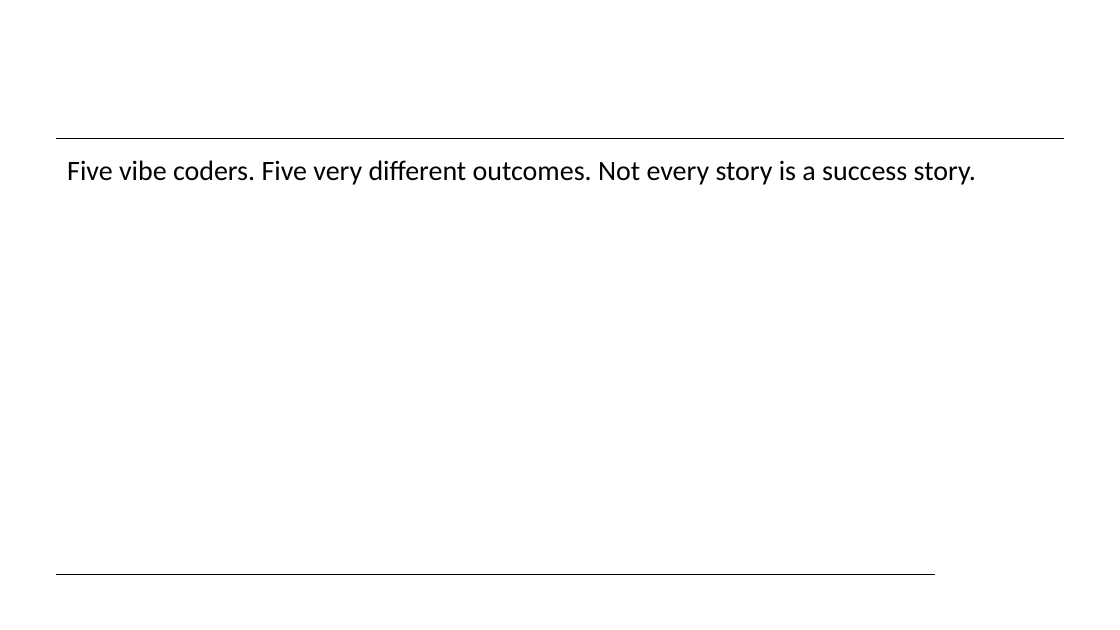
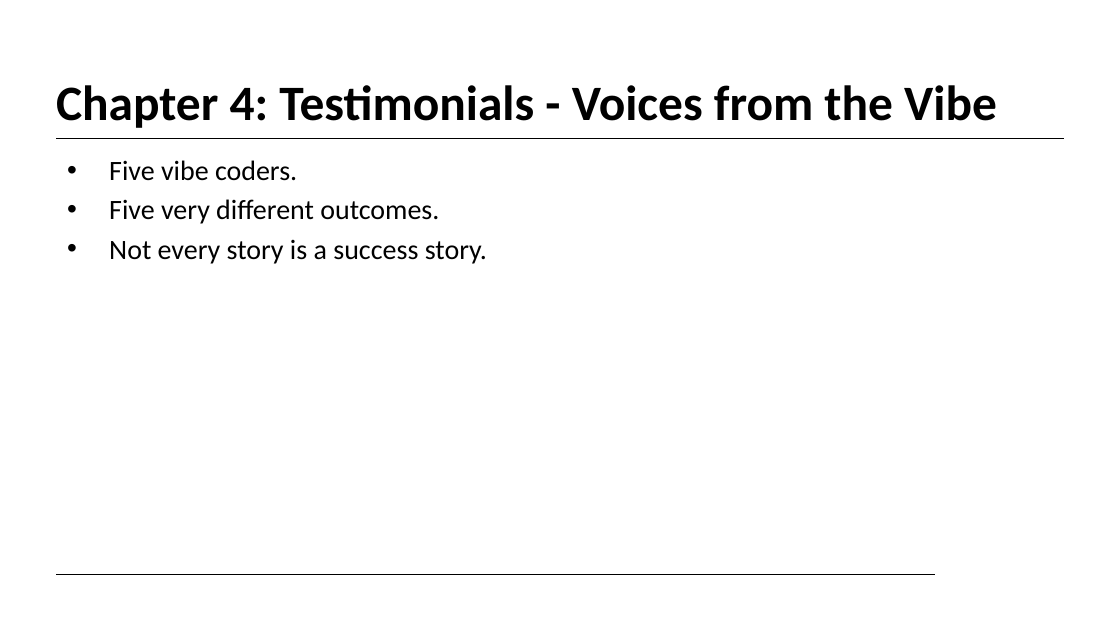
Before and after one commit to ralphke/Agentic-Coding, a slide deck: slide 26 of build/vibe-to-live-deck.pptx (slide 29 before the commit). Drawn at 1120x630 pixels with LibreOffice and Linux fonts; fonts in the diff are those of the drawing; background and template pictures are left out. Boxes give left, top, right and bottom in pixels: in the first picture for what was removed or moved away, otherwise in the second. Text is boxed around its words. In the diff, an @@ line names an element or a change of style, - is before the commit and + after.

```diff
--- a/build/vibe-to-live-deck.pptx
+++ b/build/vibe-to-live-deck.pptx
@@ title added at [56, 85, 997, 128], 31.8 pt, text #000000, bold @@
+Chapter 4: Testimonials - Voices from the Vibe
@@ text at [109, 160, 487, 264]: text changed @@
-Five vibe coders. Five very different outcomes. Not every story is a success story.
+• Five vibe coders.
+• Five very different outcomes.
+• Not every story is a success story.
```
Also in this commit, not shown: 31 other slides changed, 7 slides removed, 17 other files.
